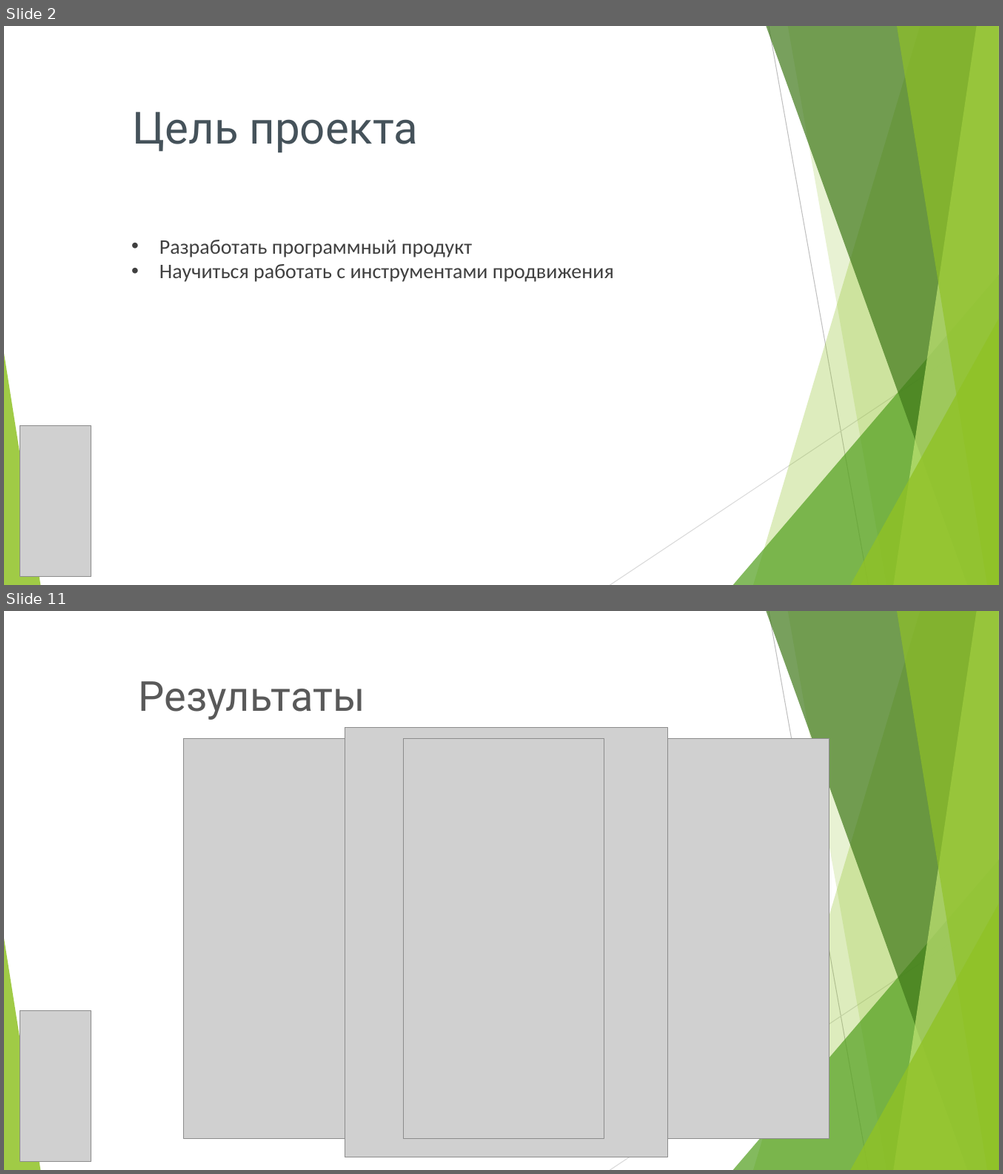
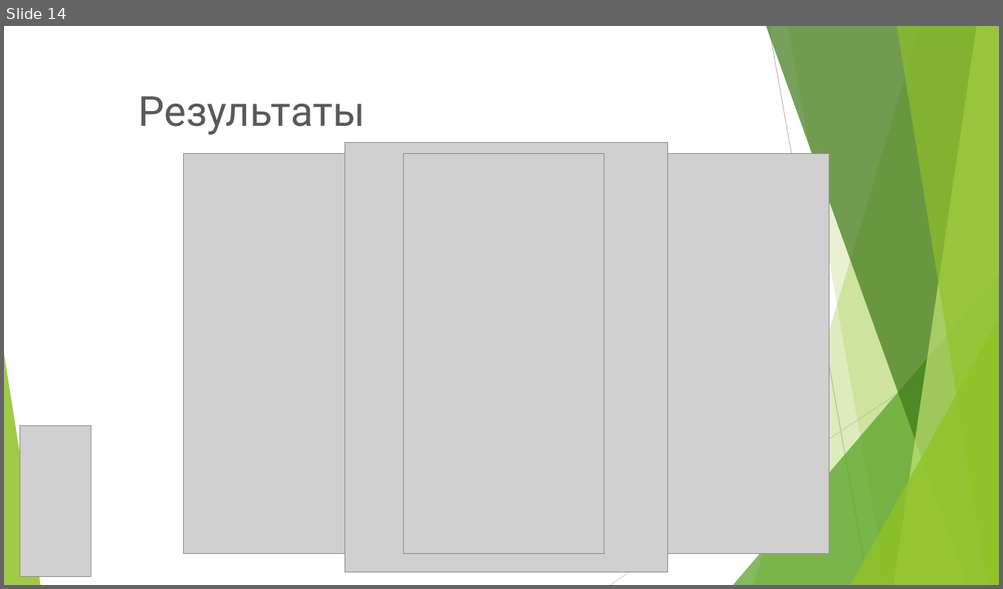
Before and after one commit to zlatopyst/DESING, a slide deck: doc/ProjectBot.pptx. Shown one above the other, each under a label of ours: slides 2 and 11 before the commit, slide 14 after it; the slides between them are not shown. The pictures are 1003x1174 and 1003x589 pixels, drawn with LibreOffice and Linux fonts; fonts in the diff are those of the drawing; grey boxes stand for pictures; background and template pictures are left out. Boxes give left, top, right and bottom in pixels: in the first picture for what was removed or moved away, otherwise in the second. Text is boxed around its words. In the diff, an @@ line names an element or a change of style, - is before the commit and + after.

```diff
--- a/doc/ProjectBot.pptx
+++ b/doc/ProjectBot.pptx
@@ slide 2 removed at [4, 26, 999, 585], background picture (left out); not listed: 10 template elements that a slide beside it also shows @@
@@ text removed at [133, 112, 418, 153] @@
-Цель проекта
@@ text removed at [159, 240, 614, 282] @@
-• Разработать программный продукт
-• Научиться работать с инструментами продвижения
@@ picture removed at [20, 426, 91, 577] @@
@@ what was slide 11 is now slide 14 @@
```
Also in this commit, not shown: 8 slides changed, 5 slides added, 1 other slide removed.
